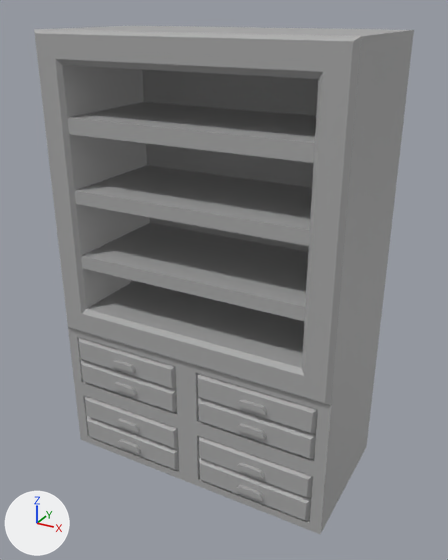
A saved change to the FBX model Assets/Meshes/Props/P_MediumShelf.fbx.
The view is the same before and after, from a 50 mm camera at (2.91, -2.95, 3.12) aimed at (1.04, 0.46, 1.42). The lights are fixed; the arrows at lower left show +X, +Y and +Z. Where no turn or scale is listed for an object, it has been applied to the vertices.

In view in the first picture: 'Handle1', 'Handle2', 'Handle3', 'Handle4', 'Handle5', 'Handle6', 'Handle7', 'Handle8', 'MediumShelfBody'.
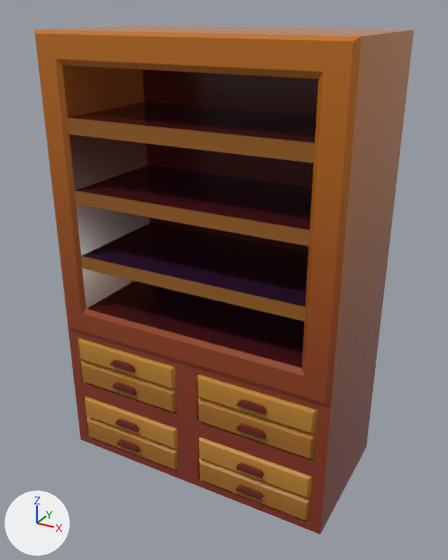
Diff of the bpy script that builds the scene:
```diff
--- a/Assets/Meshes/Props/P_MediumShelf.fbx.py
+++ b/Assets/Meshes/Props/P_MediumShelf.fbx.py
@@ me_mesh_005 @@
 me_mesh_005.from_pydata(...)  # 16 vertices, 10 faces; spans x -0.1..0.1, y -0.025..0.0, z 0.0..0.048
-me_mesh_005.materials.append(mat_standardsurface1)  # grey #aaaaaa
+# me_mesh_005 part 5: texture (UV) coordinates of 10 of 10 faces, centred in x -0.097..0.097, y -0.025..-0.012, z 0.013..0.046, changed; they spanned u 0.12..0.88, v 0.0..0.5 and now span u 0.25..0.5, v 0.22..0.39
+me_mesh_005.materials.append(mat_pastgradients)  # picture img_pastgradients_png
@@ me_mesh_003 @@
 me_mesh_003.from_pydata(...)  # 16 vertices, 10 faces; spans x -0.1..0.1, y -0.025..0.0, z 0.0..0.048
-me_mesh_003.materials.append(mat_standardsurface1)  # grey #aaaaaa
+# me_mesh_003 part 3: texture (UV) coordinates of 10 of 10 faces, centred in x -0.097..0.097, y -0.025..-0.012, z 0.013..0.046, changed; they spanned u 0.12..0.88, v 0.0..0.5 and now span u 0.25..0.5, v 0.22..0.39
+me_mesh_003.materials.append(mat_pastgradients)  # picture img_pastgradients_png
@@ me_mesh_002 @@
 me_mesh_002.from_pydata(...)  # 16 vertices, 10 faces; spans x -0.1..0.1, y -0.025..0.0, z 0.0..0.048
-me_mesh_002.materials.append(mat_standardsurface1)  # grey #aaaaaa
+me_mesh_002.materials.append(mat_pastgradients)  # picture img_pastgradients_png
@@ me_mesh_001 @@
 me_mesh_001.from_pydata(...)  # 16 vertices, 10 faces; spans x -0.1..0.1, y -0.025..0.0, z 0.0..0.048
-me_mesh_001.materials.append(mat_standardsurface1)  # grey #aaaaaa
+me_mesh_001.materials.append(mat_pastgradients)  # picture img_pastgradients_png
@@ me_mesh_004 @@
 me_mesh_004.from_pydata(...)  # 16 vertices, 10 faces; spans x -0.1..0.1, y -0.025..0.0, z 0.0..0.048
-me_mesh_004.materials.append(mat_standardsurface1)  # grey #aaaaaa
+# me_mesh_004 part 4: texture (UV) coordinates of 10 of 10 faces, centred in x -0.097..0.097, y -0.025..-0.012, z 0.013..0.046, changed; they spanned u 0.12..0.88, v 0.0..0.5 and now span u 0.25..0.5, v 0.22..0.39
+me_mesh_004.materials.append(mat_pastgradients)  # picture img_pastgradients_png
@@ me_mesh_008 @@
 me_mesh_008.from_pydata(...)  # 16 vertices, 10 faces; spans x -0.1..0.1, y -0.025..0.0, z 0.0..0.048
-me_mesh_008.materials.append(mat_standardsurface1)  # grey #aaaaaa
+me_mesh_008.materials.append(mat_pastgradients)  # picture img_pastgradients_png
@@ me_mesh_007 @@
 me_mesh_007.from_pydata(...)  # 16 vertices, 10 faces; spans x -0.1..0.1, y -0.025..0.0, z 0.0..0.048
-me_mesh_007.materials.append(mat_standardsurface1)  # grey #aaaaaa
+# me_mesh_007 part 1: texture (UV) coordinates of 10 of 10 faces, centred in x -0.097..0.097, y -0.025..-0.012, z 0.013..0.046, changed; they spanned u 0.12..0.88, v 0.0..0.5 and now span u 0.25..0.5, v 0.22..0.39
+me_mesh_007.materials.append(mat_pastgradients)  # picture img_pastgradients_png
@@ me_mesh_006 @@
 me_mesh_006.from_pydata(...)  # 16 vertices, 10 faces; spans x -0.1..0.1, y -0.025..0.0, z 0.0..0.048
-me_mesh_006.materials.append(mat_standardsurface1)  # grey #aaaaaa
+me_mesh_006.materials.append(mat_pastgradients)  # picture img_pastgradients_png
@@ me_mesh @@
 me_mesh.from_pydata(...)  # 230 vertices, 226 faces; spans x 0.0..2.0, y -0.02..1.0, z 0.0..3.0
-me_mesh.materials.append(mat_standardsurface1)  # grey #aaaaaa
+# me_mesh part 2: texture (UV) coordinates of 226 of 226 faces, centred in x 0.0..2.0, y -0.02..1.0, z 0.03..3.0, changed; they spanned u 0.12..0.88, v 0.0..0.75 and now span u 0.0..0.5, v 0.01..1.0
+me_mesh.materials.append(mat_pastgradients)  # picture img_pastgradients_png
```

What differs and where, as boxes [x1, y1, x2, y2] in the pictures (448 x 560 px):
'MediumShelfBody', recoloured, surface changed: [34, 26, 414, 534] in both
'Handle3', recoloured, surface changed (grey to red): [236, 399, 267, 415] in both
'Handle4', recoloured, surface changed (grey to red): [236, 423, 266, 439] in both
'Handle7', recoloured, surface changed (grey to red): [236, 463, 265, 479] in both
'Handle8', recoloured (grey to red): [236, 485, 264, 501] in both
'Handle1', recoloured (grey to red): [110, 360, 135, 373] in both
'Handle2', recoloured (grey to red): [112, 382, 137, 396] in both
'Handle5', recoloured, surface changed (grey to red): [115, 419, 140, 432] in both
'Handle6', recoloured (grey to red): [117, 439, 141, 453] in both
